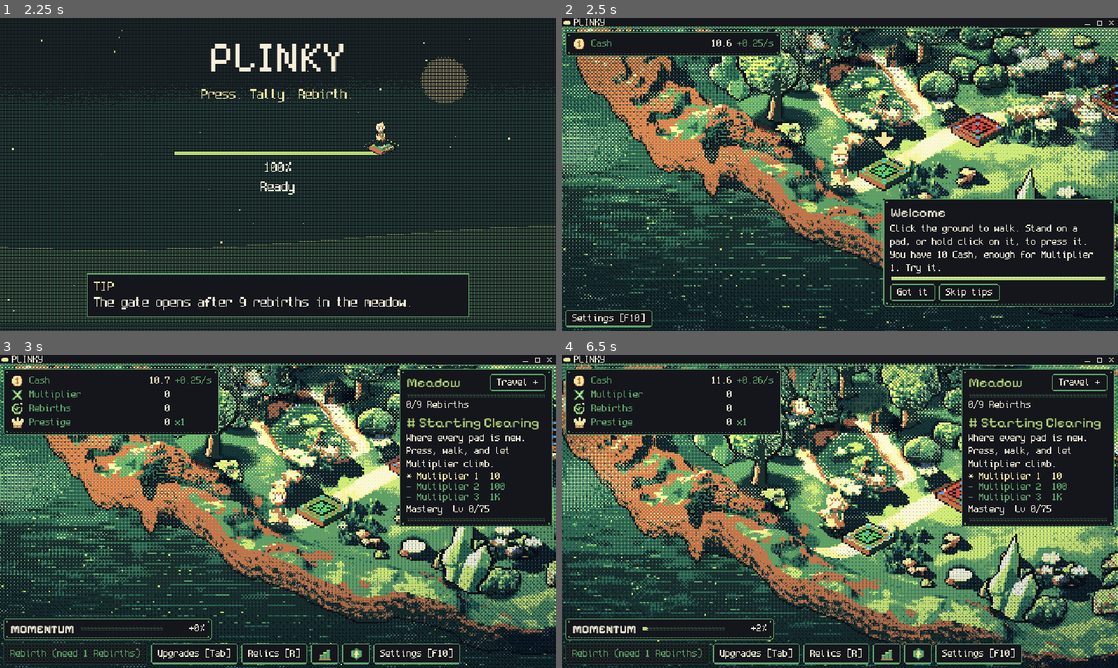
Above: before the commit, frames 1-4 (two rows, left to right).
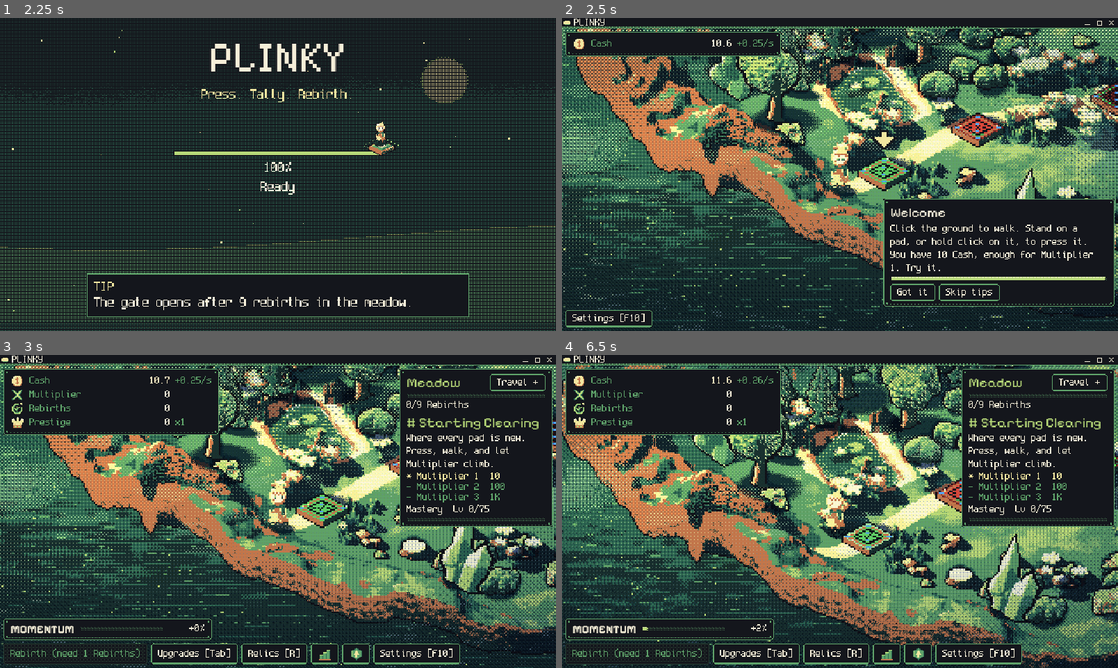
Above: after the commit, the same moments.

Repository: FreezingShock/Plinky
Game: Godot game, scene res://boot/boot.tscn
Two runs of this game, one before a commit and one after it. Both use one fixed random seed, a clock stepped at 60 frames per second and the inputs below.
Inputs (mouse positions are in pixels of both pictures, inside the frame that each line leads up to):
- Up to frame 1 (2.25 s): tap Enter (ui_accept) at 0.5, 0.77, 1.07 s; move the mouse to (400, 158) at 0.52 s; hold D 0.53-1.25 s; tap Space at 0.6 s; click (400, 158) at 0.67 s; drag from (166, 190) to (250, 237) at 1.27 s; move the mouse to (333, 105) at 2.02 s; hold D from 2.03 s (still down); tap 2 at 2.1 s
- Up to frame 2 (2.5 s): keep holding D
- Up to frame 3 (3 s): release D at 2.75 s; click "Skip tips" at 2.75 s
- Up to frame 4 (6.5 s): drag from (812, 574) to (673, 464) at 3.52 s; move the mouse to (1006, 558) at 4.27 s; hold A (plinky_left) 4.28-5 s; tap 1 at 4.35 s; tap Enter (ui_accept) at 4.52, 4.82 s; drag from (673, 464) to (756, 433) at 5.02 s; move the mouse to (867, 511) at 5.77 s; hold Escape (plinky_back) from 5.78 s (still down); tap 3 at 5.85 s; click (867, 511) at 5.92 s

Frame 1 is identical in both runs. In frame 2, 4.5% of the frame differs, in the area x 0-100%, y 3-100%; in frame 3, 3.7%; in frame 4, 6.3%.

Commit message:
Pad shadows stronger, tame noon exposure, exact vignette origin
Co-Authored-By: Claude Sonnet 5.5 <noreply@anthropic.com>
Claude-Session: https://claude.ai/code/session_01Pmx9dTS6r51kioaAYdxq1L

Diff:
--- a/content/config/sky.tres
+++ b/content/config/sky.tres
@@ -8,7 +8,7 @@
 
 [sub_resource type="Gradient" id="g_amt"]
 offsets = PackedFloat32Array(0, 0.2, 0.27, 0.36, 0.5, 0.64, 0.73, 0.8, 1.0)
-colors = PackedColorArray(0.6, 0.6, 0.6, 1, 0.5, 0.5, 0.5, 1, 0.85, 0.85, 0.85, 1, 0.3, 0.3, 0.3, 1, 0.25, 0.25, 0.25, 1, 0.6, 0.6, 0.6, 1, 0.8, 0.8, 0.8, 1, 0.7, 0.7, 0.7, 1, 0.6, 0.6, 0.6, 1)
+colors = PackedColorArray(0.6, 0.6, 0.6, 1, 0.5, 0.5, 0.5, 1, 0.85, 0.85, 0.85, 1, 0.3, 0.3, 0.3, 1, 0.15, 0.15, 0.15, 1, 0.6, 0.6, 0.6, 1, 0.8, 0.8, 0.8, 1, 0.7, 0.7, 0.7, 1, 0.6, 0.6, 0.6, 1)
 
 [sub_resource type="Gradient" id="g_haze"]
 offsets = PackedFloat32Array(0, 0.2, 0.27, 0.36, 0.5, 0.64, 0.73, 0.8, 1.0)
@@ -59,7 +59,7 @@
 mist_drift_seconds = 90.0
 light_side = 0.6
 light_split = 0.55
-light_lift = 0.22
+light_lift = 0.12
 night_shade = 0.97
 ground_relight = 2.2
 ground_shadow = 1.2
--- a/data/sky_config.gd
+++ b/data/sky_config.gd
@@ -79,7 +79,7 @@
 ## Highlight-warm / shadow-cool split by luminance, 0..1.
 @export var light_split: float = 0.55
 ## How much brighter a lit texel gets, 0..1.
-@export var light_lift: float = 0.22
+@export var light_lift: float = 0.12
 ## Drifting fog over the land (ground_fog.gdshader), 0..1. Scaled by the mist curve: thickest at dawn and dusk and in rain.
 @export var fog_ground: float = 0.8
 ## Horizon haze density over the far mountains, 0..1.
--- a/render/shaders/light_grade.gdshader
+++ b/render/shaders/light_grade.gdshader
@@ -42,7 +42,7 @@
 		c *= shade_col;
 	}
 	// luminance split on the offset half of the matrix, so the two patterns interleave
-	float hi = smoothstep(0.50, 0.85, lum) * split_amount;
+	float hi = smoothstep(0.66, 0.95, lum) * split_amount;
 	float lo = (1.0 - smoothstep(0.12, 0.45, lum)) * split_amount;
 	if (thr2 < hi) {
 		c = c * (1.0 + lift * 0.6) * mix(vec3(1.0), light_col * 1.2, 0.7);
--- a/world/larkmoor_scene.gd
+++ b/world/larkmoor_scene.gd
@@ -117,7 +117,7 @@
 				_sky.add_light(Vector2(a.sx, a.sy), cfg.pool_gate_radius, 0.8)
 			"pad":
 				_sky.add_light(Vector2(a.sx, a.sy), cfg.pool_pad_radius, 0.45)
-				_shadows.add_blob(Vector2(a.sx, a.sy), 22.0, 9.0)
+				_shadows.add_blob(Vector2(a.sx, a.sy), 26.0, 18.0)
 	_sky.add_light(Vector2.ZERO, cfg.pool_walker_radius, 0.7, &"walker")
 
 
--- a/world/meadow3d_scene.gd
+++ b/world/meadow3d_scene.gd
@@ -8,7 +8,7 @@
 
 ## Prop kinds that sway in the wind (world/sky_cycle.gd). Rocks and crystals stay put.
 ## Cast shadow of a pad slab: width in texels and the height it stretches from (the slab is about 3 texels thick).
-const PAD_SHADOW: Vector2 = Vector2(22.0, 9.0)
+const PAD_SHADOW: Vector2 = Vector2(26.0, 18.0)
 const SWAY_KINDS: PackedStringArray = ["oak", "pine", "bush"]
 
 var _data: Dictionary = {}
--- a/world/screen_light.gd
+++ b/world/screen_light.gd
@@ -31,8 +31,9 @@
 	if world_ref != null and is_instance_valid(world_ref):
 		var xf: Transform2D = world_ref.get_global_transform_with_canvas()
 		var sc: float = maxf(xf.x.length(), 0.001)
-		# snap to whole texels so the pattern steps with the camera and never shimmers
-		_mat.set_shader_parameter("w_origin", Vector2(roundf(xf.origin.x), roundf(xf.origin.y)))
+		# exact origin: rounding it to whole screen pixels slipped the pattern against the ground when the camera
+		# offset is fractional (Larkmoor at zoom 3), so the shader floors in world texels instead
+		_mat.set_shader_parameter("w_origin", xf.origin)
 		_mat.set_shader_parameter("w_scale", sc)
 
 
--- a/world/sky_cycle.gd
+++ b/world/sky_cycle.gd
@@ -340,7 +340,7 @@
 		var fog_col: Color = _config.haze_color.sample(ramp) if _config.haze_color != null else Color(0.62, 0.82, 0.7)
 		for gm: ShaderMaterial in _ground_mats:
 			gm.set_shader_parameter("sun_px", sun_px)
-			gm.set_shader_parameter("relight", _config.ground_relight * (1.0 - 0.5 * night_k))
+			gm.set_shader_parameter("relight", _config.ground_relight * (0.55 + 0.45 * low_sun_k) * (1.0 - 0.5 * night_k))   # eased at high sun so noon grass keeps its detail
 			gm.set_shader_parameter("shadow_amt", shadow_k * (0.5 + 0.5 * low_sun_k))
 			gm.set_shader_parameter("shadow_slope", lerpf(2.4, 1.0, clampf(low_sun_k + 0.35, 0.0, 1.0)))
 			gm.set_shader_parameter("shadow_reach", lerpf(1.6, 3.4, low_sun_k))
Not shown, changed: docs/decisions.md
